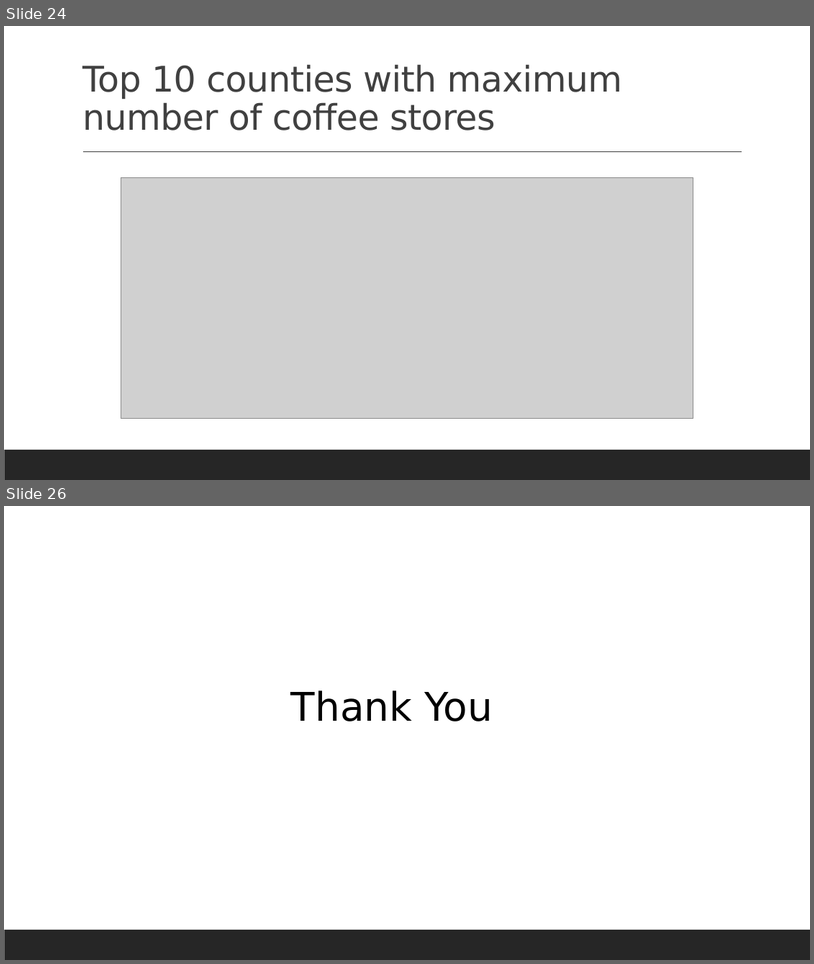
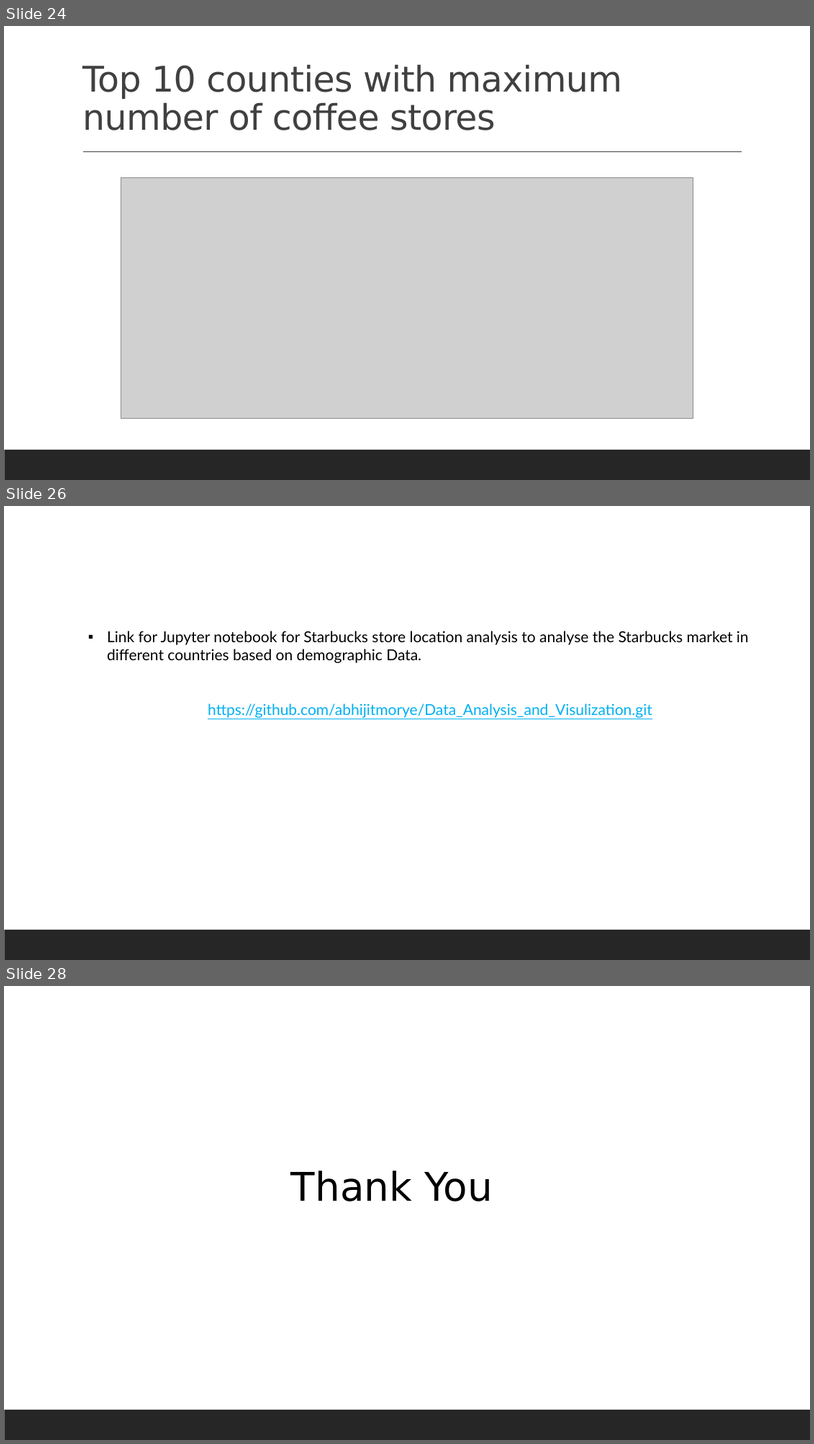
Before and after one commit to abhijitmorye/Data_Analysis_and_Visulization, a slide deck: Starbucks Market Analysis.pptx. Shown one above the other, each under a label of ours: slides 24 and 26 before the commit, slides 24, 26 and 28 after it; the slides between them are not shown. The pictures are 814x964 and 814x1444 pixels, drawn with LibreOffice and Linux fonts; fonts in the diff are those of the drawing; grey boxes stand for pictures. Boxes give left, top, right and bottom in pixels: in the first picture for what was removed or moved away, otherwise in the second. Text is boxed around its words. In the diff, an @@ line names an element or a change of style, - is before the commit and + after.

```diff
--- a/Starbucks Market Analysis.pptx
+++ b/Starbucks Market Analysis.pptx
@@ slide 26 added at <box>4,506,810,960</box>, background #FFFFFF; not listed: 1 template element that a slide beside it also shows @@
@@ text added at <box>107,631,749,718</box>, 18 pt, text #000000 @@
+▪ Link for Jupyter notebook for Starbucks store location analysis to analyse the Starbucks market in different countries based on demographic Data.
+https://github.com/abhijitmorye/Data_Analysis_and_Visulization.git
@@ what was slide 26 is now slide 28 @@
```
Also in this commit, not shown: 2 slides changed, 1 other slide added.
